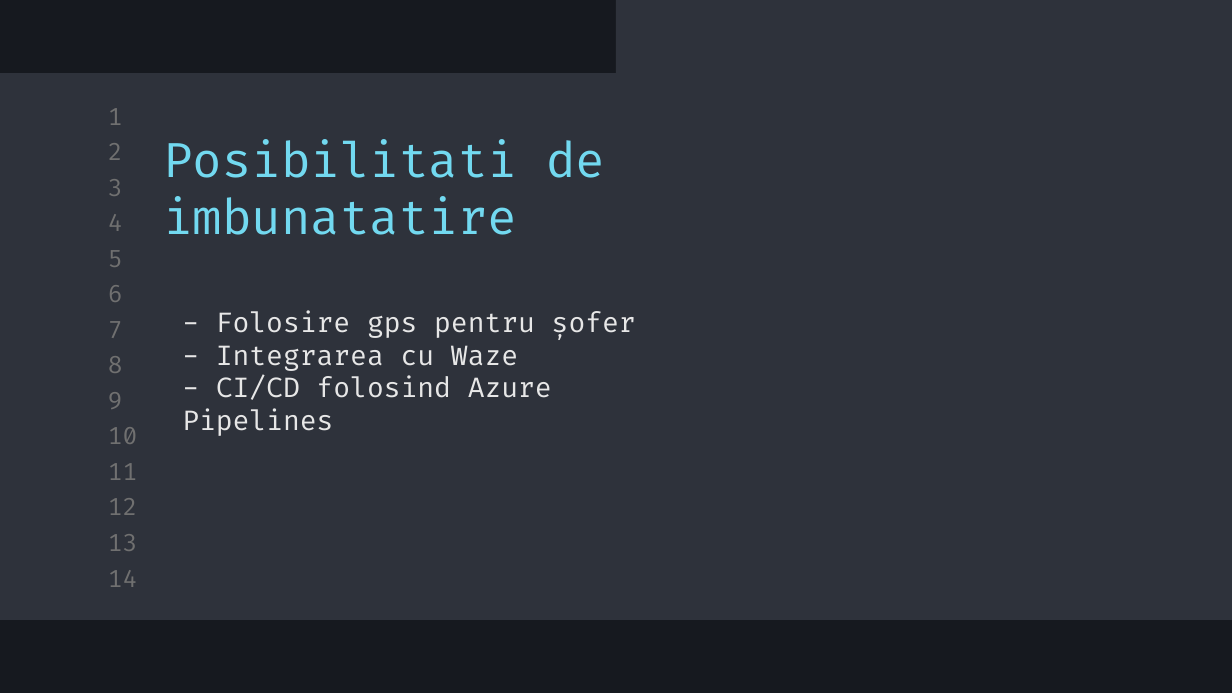
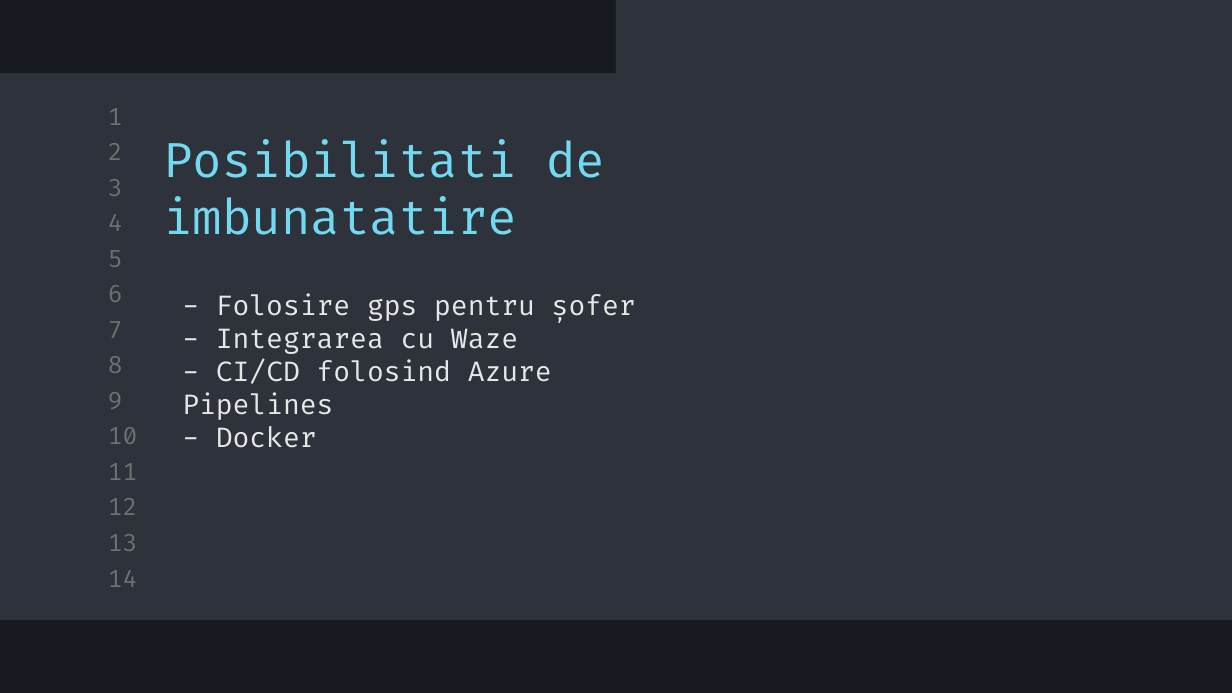
Before and after one commit to alexpopescu021/Licenta, a slide deck: slide 10 of Licenta/Licenta_Slides.pptx. Drawn at 1232x693 pixels with LibreOffice and Linux fonts; fonts in the diff are those of the drawing. Boxes give left, top, right and bottom in pixels: in the first picture for what was removed or moved away, otherwise in the second. Text is boxed around its words. In the diff, an @@ line names an element or a change of style, - is before the commit and + after.

Commit message:
docker

```diff
--- a/Licenta/Licenta_Slides.pptx
+++ b/Licenta/Licenta_Slides.pptx
@@ subtitle at [216, 426, 317, 448]: paragraph added @@
+- Docker
```
